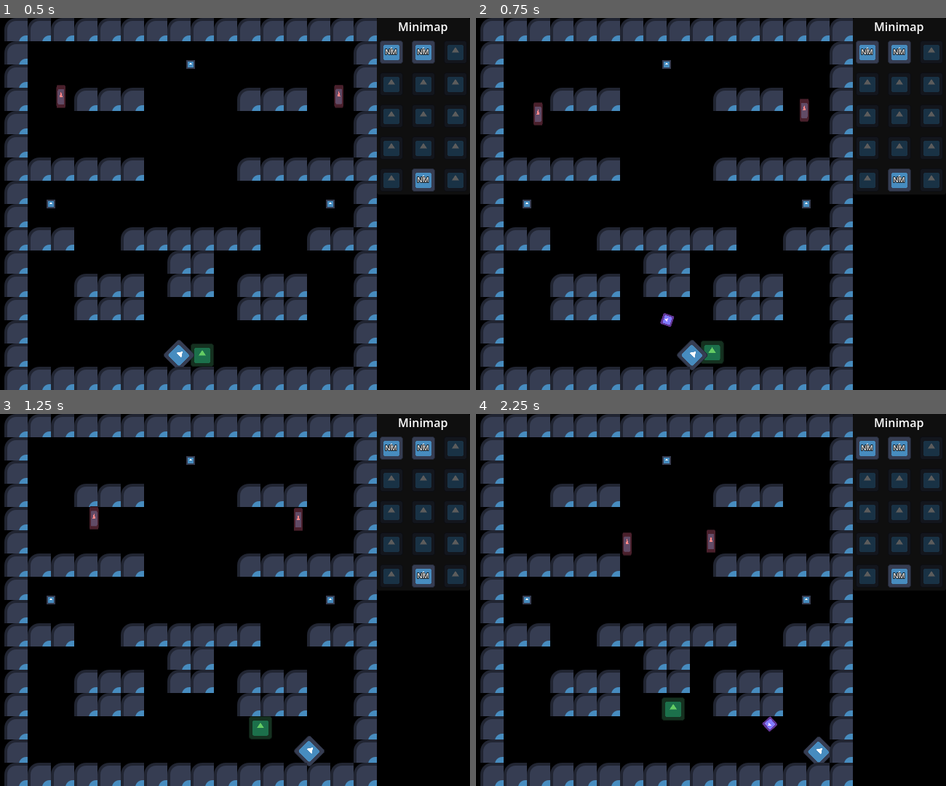
Above: before the commit, frames 1-4 (two rows, left to right).
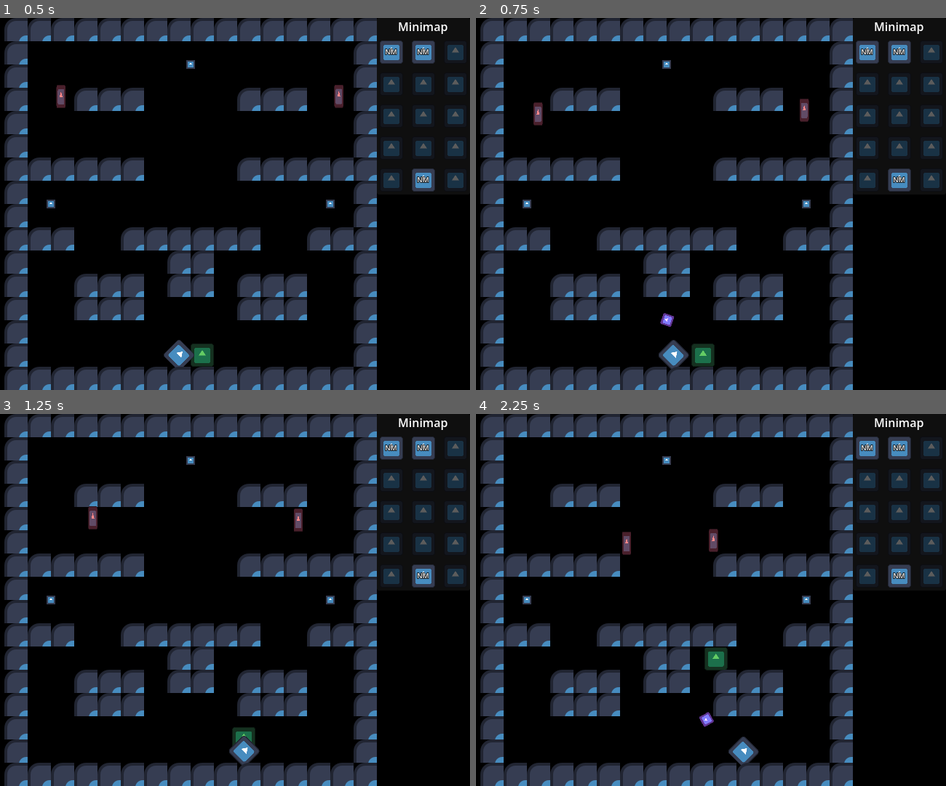
Above: after the commit, the same moments.

Repository: CrankyCranton/crawl-to-beginners
Game: Godot game, scene res://game/game.tscn
The game is run twice, just before and just after one commit, with the same random seed, the same clock (stepped at 60 frames per second) and the same inputs. The engine's default icon, where the game draws it, is replaced by a stand-in: a white triangle on a blue panel in a dark square.
Inputs (mouse positions are in pixels of both pictures, inside the frame that each line leads up to):
- Up to frame 1 (0.5 s): no input
- Up to frame 2 (0.75 s): move the mouse to (790, 185) at 0.52 s; press the mouse at (790, 185) at 0.53 s; hold Right (right) from 0.53 s (still down)
- Up to frame 3 (1.25 s): keep holding Right (right)
- Up to frame 4 (2.25 s): move the mouse to (555, 618) at 1.27 s; release Right (right) at 1.28 s; release the mouse at (555, 618) at 1.28 s; hold Down (down) 1.28-2.03 s; click (555, 618) at 1.35 s; move the mouse to (720, 518) at 2.02 s; press the mouse at (720, 518) at 2.03 s; hold Right (right) from 2.03 s (still down)

Frame 1 is identical in both runs. In frame 2, 0.8% of the frame differs, in the area x 38-53%, y 86-95%; in frame 3, 1.1%; in frame 4, 1.5%, in the area x 31-76%, y 30-95%.

Commit message:
Speed adjustments

Diff:
--- a/game/combat_collision/hurt_box/bullet/bullet.gd
+++ b/game/combat_collision/hurt_box/bullet/bullet.gd
@@ -2,7 +2,7 @@
 # NOTE: Change to ShapeCast2D if the bullet is too fast.
 
 
-@export var speed: float = 256.0
+@export var speed: float = 128.0
 
 
 func _physics_process(delta: float) -> void:
--- a/game/combat_collision/hurt_box/bullet/bullet.tscn
+++ b/game/combat_collision/hurt_box/bullet/bullet.tscn
@@ -12,7 +12,7 @@
 collision_mask = 8705
 monitorable = true
 script = ExtResource("2_82ryt")
-speed = 256.0
+speed = 128.0
 
 [node name="Icon" type="Sprite2D" parent="." index="0" unique_id=2070606876]
 scale = Vector2(0.125, 0.125)
--- a/game/ghost/ghost.gd
+++ b/game/ghost/ghost.gd
@@ -1,7 +1,7 @@
 class_name Ghost extends CharacterBody2D
 
 
-const SPEED: float = 256.0
+const SPEED: float = 128.0
 # Potentially move this to the gun so that different guns can feel heavier than others.
 const AIM_SPEED: float = 15.0
 
